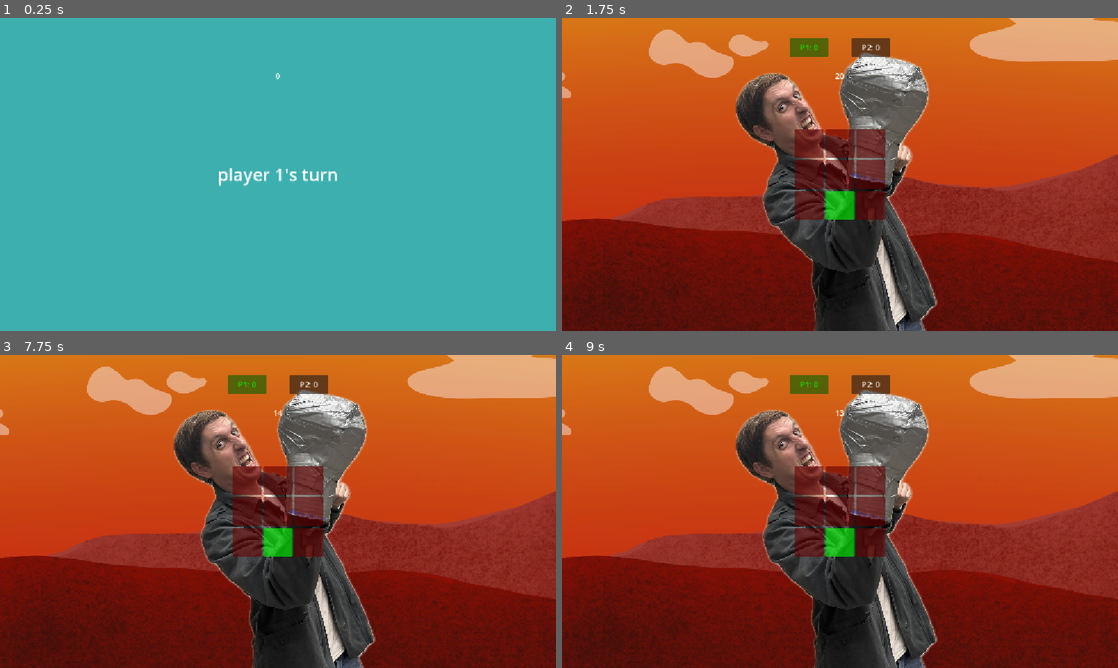
Above: before the commit, frames 1-4 (two rows, left to right).
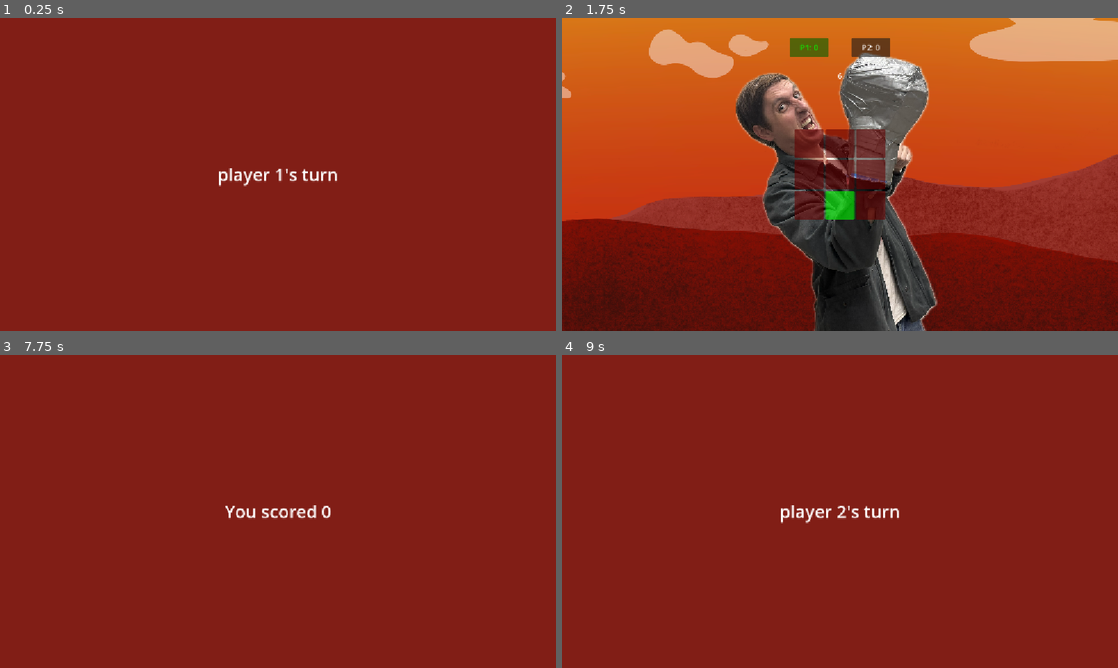
Above: after the commit, the same moments.

Repository: MaxMph/Campfire-dancepad-game
Game: Godot game, scene res://ui/boxing.tscn
Two runs of this game, one before a commit and one after it. Both use one fixed random seed, a clock stepped at 60 frames per second and the inputs below. This scene is started directly instead of the project's main scene.
Inputs:
- Up to frame 1 (0.25 s): no input
- Up to frame 2 (1.75 s): tap Enter at 0.5 s; tap Space (ui_select) at 0.77, 1.25, 1.52 s
- Up to frame 3 (7.75 s): tap Enter at 2, 3.5 s; tap Space (ui_select) at 2.75, 3.02, 3.77, 4.25, 4.52, 6.02, 6.77, 7.52 s
- Up to frame 4 (9 s): no input

The runs differ from the first frame. In frame 1, 100% of the frame differs, in the area x 0-100%, y 0-100%; in frame 2, less than 0.1%; in frame 3, 80%; in frame 4, 80%.

Commit message:
big boxing update (point and win screens and more)

Diff:
--- a/campfire-dancepad-game/ui/boxing.gd
+++ b/campfire-dancepad-game/ui/boxing.gd
@@ -22,17 +22,44 @@
 func show_score():
 	pass
 
+func points_recap():
+	$"../CanvasLayer/Control/ColorRect".show()
+	$"../CanvasLayer/Control/ColorRect/Label".hide()
+	$"../CanvasLayer/Control/ColorRect/scored points".show()
+	$"../CanvasLayer/Control/ColorRect/scored points".text = "You scored " + str($"../CanvasLayer/Control/score".get_child(turn - 1).points)
+	await get_tree().create_timer(1).timeout
+	$"../CanvasLayer/Control/ColorRect/scored points".hide()
+	$"../CanvasLayer/Control/ColorRect".hide()
+
+	turn_intro()
+
+
+func win_screen():
+	var winner = 0 #$"../CanvasLayer/Control/score".get_child(i).points
+	for i in players:
+		if $"../CanvasLayer/Control/score".get_child(i).points > $"../CanvasLayer/Control/score".get_child(winner).points:
+			winner = i
+	$"../CanvasLayer/Control/ColorRect2/VBoxContainer/scored points".text = ""
+	$"../CanvasLayer/Control/ColorRect2".show()
+	$"../CanvasLayer/Control/ColorRect2/VBoxContainer/win".text = "Player " + str(winner + 1) + " Won!"
+	for i in players:
+		$"../CanvasLayer/Control/ColorRect2/VBoxContainer/scored points".text += "Player " + str(i + 1) + ": " + str($"../CanvasLayer/Control/score".get_child(i).points) + "\n"
+
+
 func turn_intro():
 	show_target()
 	if turn == players:
-		get_tree().change_scene_to_file("res://ui/main_menu.tscn")
+		win_screen()
+		#get_tree().change_scene_to_file("res://ui/main_menu.tscn")
 		return
 	turn += 1
 	$"../CanvasLayer/Control/ColorRect/Label".text = "player " + str(turn) + "'s turn"
 	$"../CanvasLayer/Control/score".color_scoreboard(turn)
 	$"../CanvasLayer/Control/ColorRect".show()
+	$"../CanvasLayer/Control/ColorRect/Label".show()
 	await get_tree().create_timer(1.5).timeout
 	$"../CanvasLayer/Control/ColorRect".hide()
+	$"../CanvasLayer/Control/ColorRect/Label".hide()
 	awaiting_input = true
 	$"../round timer".start()
 
@@ -42,6 +69,10 @@
 	if awaiting_input:
 		check_input()
 	$"../CanvasLayer/Control/time".text = str(roundi($"../round timer".time_left))
+
+	if Input.is_action_just_pressed("start"):
+		if $"../CanvasLayer/Control/ColorRect2".visible:
+			get_tree().change_scene_to_file("res://ui/main_menu.tscn")
 
 func check_input():
 	var hit = null
@@ -104,5 +135,6 @@
 
 
 func _on_round_timer_timeout() -> void:
-	turn_intro()
+	awaiting_input = false
 	$"../Node/miss".play()
+	points_recap()
--- a/campfire-dancepad-game/ui/boxing.tscn
+++ b/campfire-dancepad-game/ui/boxing.tscn
@@ -13,6 +13,9 @@
 [sub_resource type="LabelSettings" id="LabelSettings_2kq6x"]
 font_size = 36
 
+[sub_resource type="LabelSettings" id="LabelSettings_ehw7s"]
+font_size = 60
+
 [node name="boxing" type="Node2D" unique_id=1053027048]
 
 [node name="grid" type="Node" parent="." unique_id=931421490]
@@ -100,6 +103,19 @@
 script = ExtResource("1_hpvae")
 grid_cords = Vector2i(3, 1)
 
+[node name="time" type="Label" parent="CanvasLayer/Control" unique_id=790031548]
+layout_mode = 1
+anchors_preset = 5
+anchor_left = 0.5
+anchor_right = 0.5
+offset_left = -20.0
+offset_top = 108.0
+offset_right = 20.0
+offset_bottom = 131.0
+grow_horizontal = 2
+horizontal_alignment = 1
+vertical_alignment = 1
+
 [node name="score" type="HBoxContainer" parent="CanvasLayer/Control" unique_id=1932289727]
 layout_mode = 1
 anchors_preset = 5
@@ -122,9 +138,10 @@
 anchor_bottom = 1.0
 grow_horizontal = 2
 grow_vertical = 2
-color = Color(0.23921569, 0.6862745, 0.6862745, 1)
+color = Color(0.5058824, 0.11764706, 0.08627451, 1)
 
 [node name="Label" type="Label" parent="CanvasLayer/Control/ColorRect" unique_id=382120009]
+visible = false
 layout_mode = 1
 anchors_preset = 8
 anchor_left = 0.5
@@ -142,16 +159,58 @@
 horizontal_alignment = 1
 vertical_alignment = 1
 
-[node name="time" type="Label" parent="CanvasLayer/Control" unique_id=790031548]
-layout_mode = 1
-anchors_preset = 5
-anchor_left = 0.5
-anchor_right = 0.5
-offset_left = -20.0
-offset_top = 108.0
-offset_right = 20.0
-offset_bottom = 131.0
-grow_horizontal = 2
+[node name="scored points" type="Label" parent="CanvasLayer/Control/ColorRect" unique_id=1400196001]
+visible = false
+layout_mode = 1
+anchors_preset = 8
+anchor_left = 0.5
+anchor_top = 0.5
+anchor_right = 0.5
+anchor_bottom = 0.5
+offset_left = -21.5
+offset_top = -25.0
+offset_right = 21.5
+offset_bottom = 25.0
+grow_horizontal = 2
+grow_vertical = 2
+text = "points"
+label_settings = SubResource("LabelSettings_2kq6x")
+horizontal_alignment = 1
+vertical_alignment = 1
+
+[node name="ColorRect2" type="ColorRect" parent="CanvasLayer/Control" unique_id=2143399012]
+visible = false
+layout_mode = 1
+anchors_preset = 15
+anchor_right = 1.0
+anchor_bottom = 1.0
+grow_horizontal = 2
+grow_vertical = 2
+color = Color(0, 0, 0, 0.61960787)
+
+[node name="VBoxContainer" type="VBoxContainer" parent="CanvasLayer/Control/ColorRect2" unique_id=1752750281]
+layout_mode = 1
+anchors_preset = 8
+anchor_left = 0.5
+anchor_top = 0.5
+anchor_right = 0.5
+anchor_bottom = 0.5
+offset_left = -54.5
+offset_top = -50.5
+offset_right = 54.5
+offset_bottom = 50.5
+grow_horizontal = 2
+grow_vertical = 2
+alignment = 1
+
+[node name="win" type="Label" parent="CanvasLayer/Control/ColorRect2/VBoxContainer" unique_id=981323156]
+layout_mode = 2
+label_settings = SubResource("LabelSettings_ehw7s")
+
+[node name="scored points" type="Label" parent="CanvasLayer/Control/ColorRect2/VBoxContainer" unique_id=1933833601]
+layout_mode = 2
+text = "asdf"
+label_settings = SubResource("LabelSettings_2kq6x")
 horizontal_alignment = 1
 vertical_alignment = 1
 
@@ -164,7 +223,7 @@
 stream = ExtResource("3_pa8ws")
 
 [node name="round timer" type="Timer" parent="." unique_id=559922903]
-wait_time = 20.0
+wait_time = 6.0
 one_shot = true
 
 [node name="Img1317" type="Sprite2D" parent="." unique_id=1597556803]
